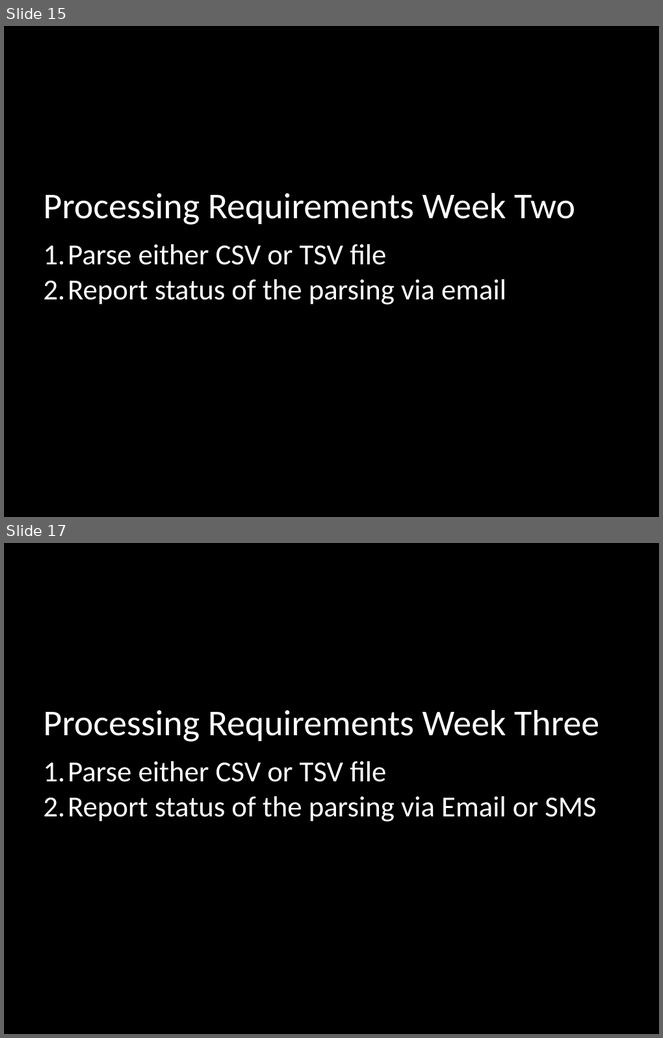
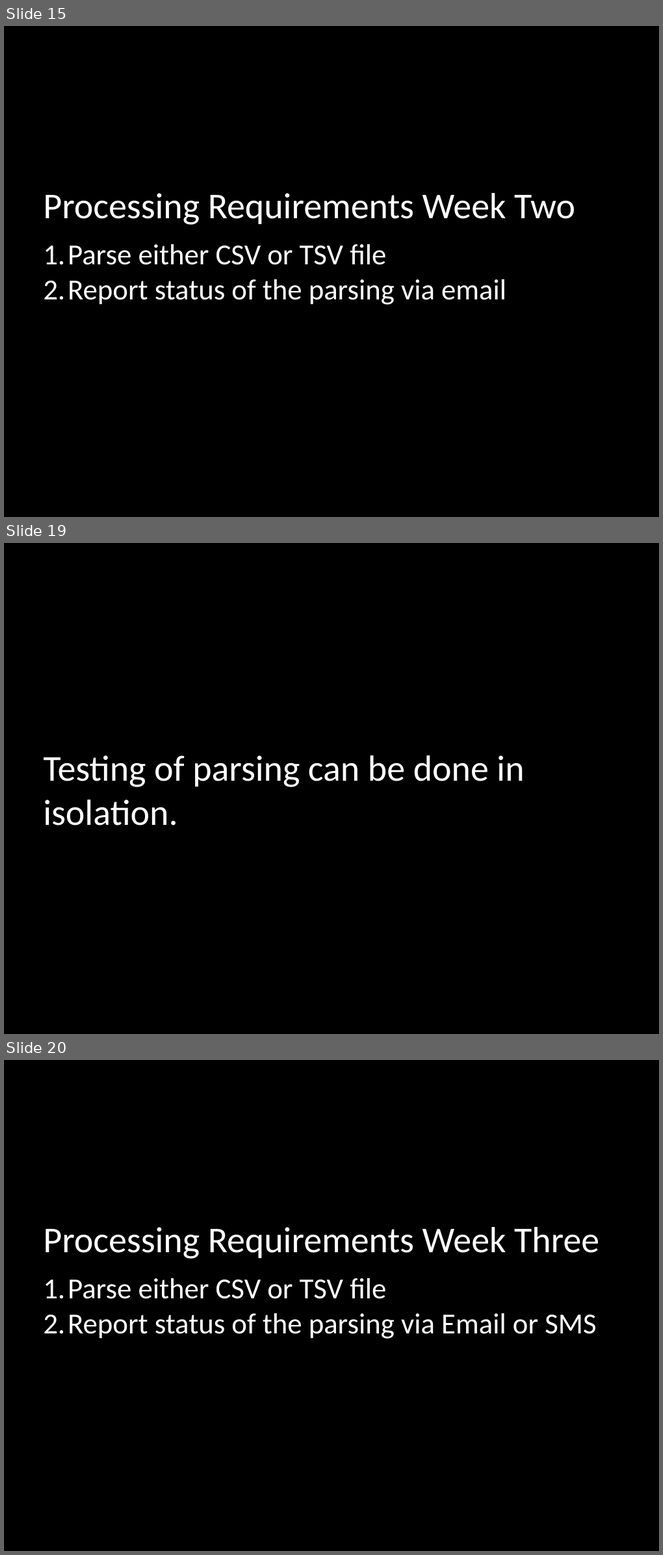
Before and after one commit to mikegehard/Better-Ruby-Through-Design-Principles, a slide deck: BetterRubyThroughDesignPatterns.pptx. Shown one above the other, each under a label of ours: slides 15 and 17 before the commit, slides 15, 19 and 20 after it; the slides between them are not shown. The pictures are 663x1038 and 663x1555 pixels, drawn with LibreOffice and Linux fonts; fonts in the diff are those of the drawing. Boxes give left, top, right and bottom in pixels: in the first picture for what was removed or moved away, otherwise in the second. Text is boxed around its words. In the diff, an @@ line names an element or a change of style, - is before the commit and + after.

```diff
--- a/BetterRubyThroughDesignPatterns.pptx
+++ b/BetterRubyThroughDesignPatterns.pptx
@@ slide 19 added at [4,543,659,1034], background #000000 @@
@@ text added at [43,756,524,826], 40 pt, text #FFFFFF @@
+Testing of parsing can be done in isolation.
@@ what was slide 17 is now slide 20 @@
```
Also in this commit, not shown: 2 slides changed, 7 other slides added.
